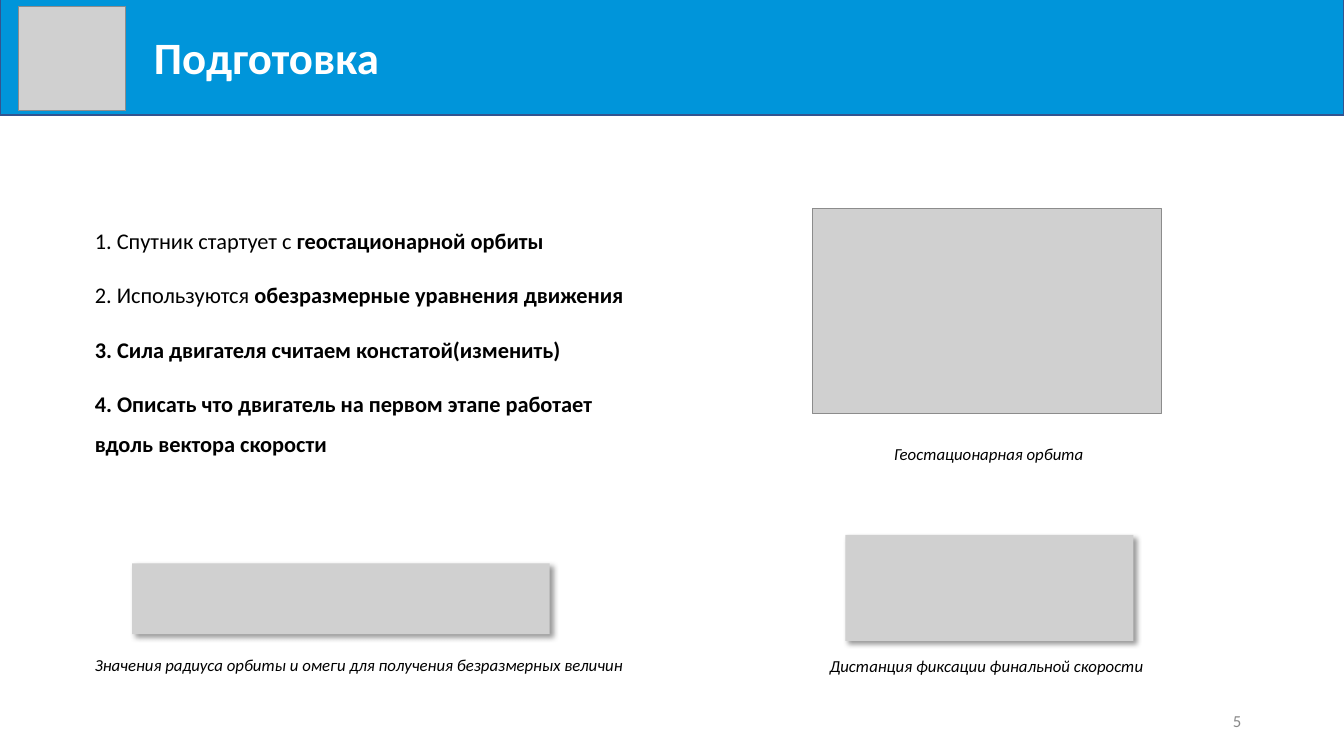
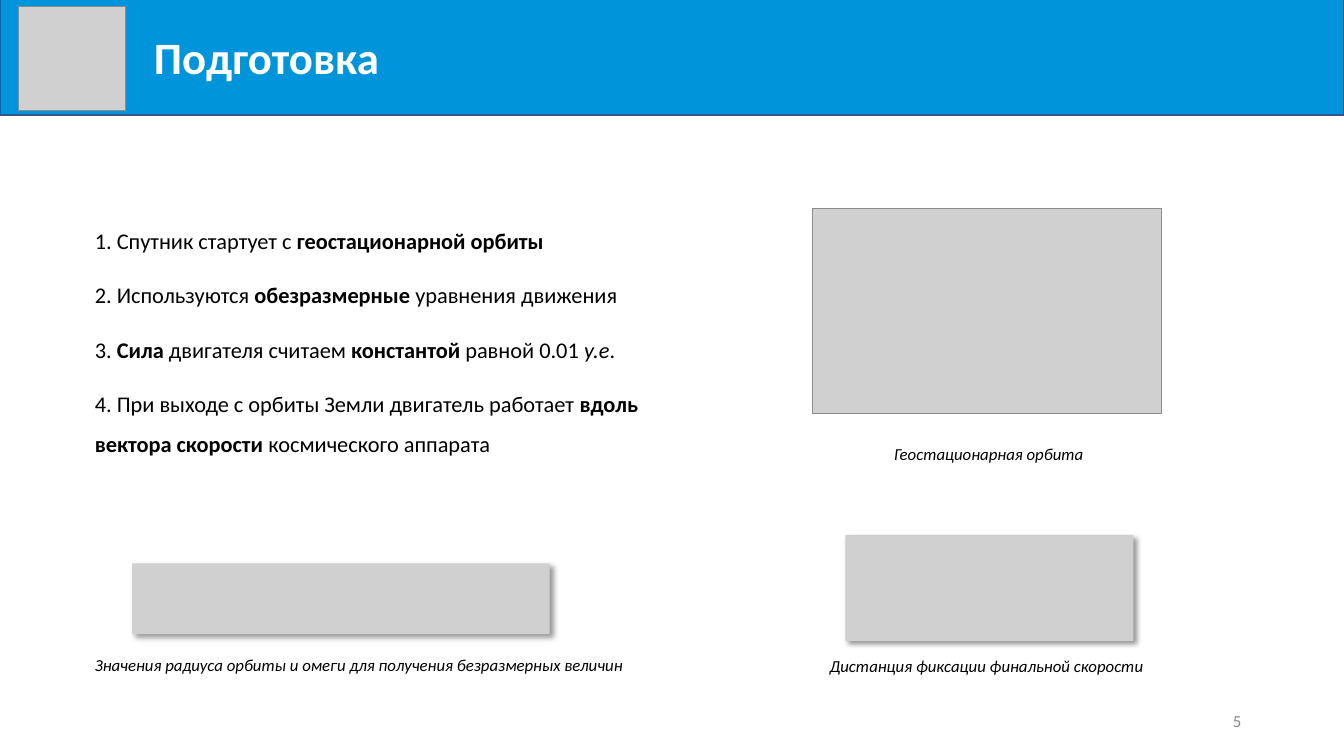
Before and after one commit to Milirik/diploma, a slide deck: slide 5 of Mikheev-K_V.pptx. Drawn at 1344x756 pixels with LibreOffice and Linux fonts; fonts in the diff are those of the drawing; grey boxes stand for pictures. Boxes give left, top, right and bottom in pixels: in the first picture for what was removed or moved away, otherwise in the second. Text is boxed around its words. In the diff, an @@ line names an element or a change of style, - is before the commit and + after.

```diff
--- a/Mikheev-K_V.pptx
+++ b/Mikheev-K_V.pptx
@@ text at bbox=[95, 287, 617, 307]: bold off in "уравнения движения" @@
@@ text at bbox=[95, 342, 638, 456]: text changed; bold off @@
-3. Сила двигателя считаем констатой(изменить)
-4. Описать что двигатель на первом этапе работает вдоль вектора скорости
+3. Сила двигателя считаем константой равной 0.01 у.е.
+4. При выходе с орбиты Земли двигатель работает вдоль вектора скорости космического аппарата
```
Also in this commit, not shown: 10 other slides changed, 1 slide added, 1 slide removed, 2 other files.
